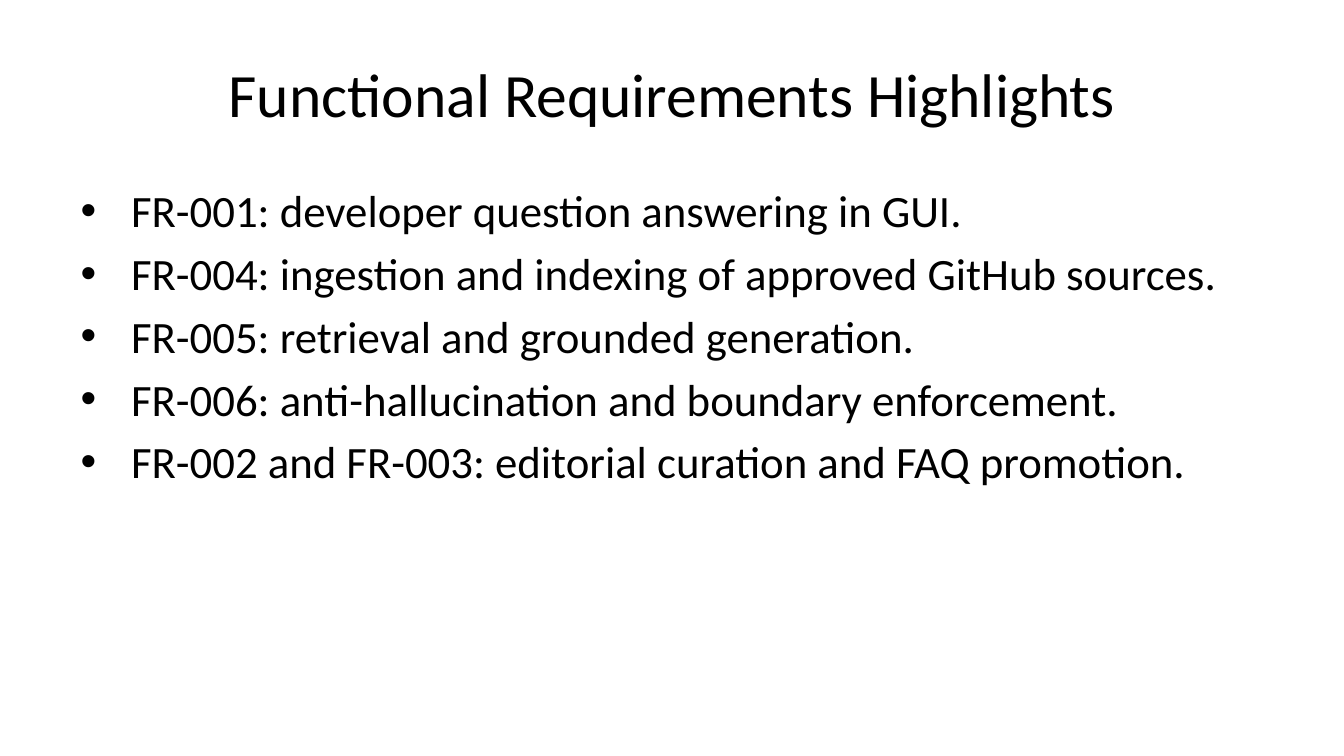
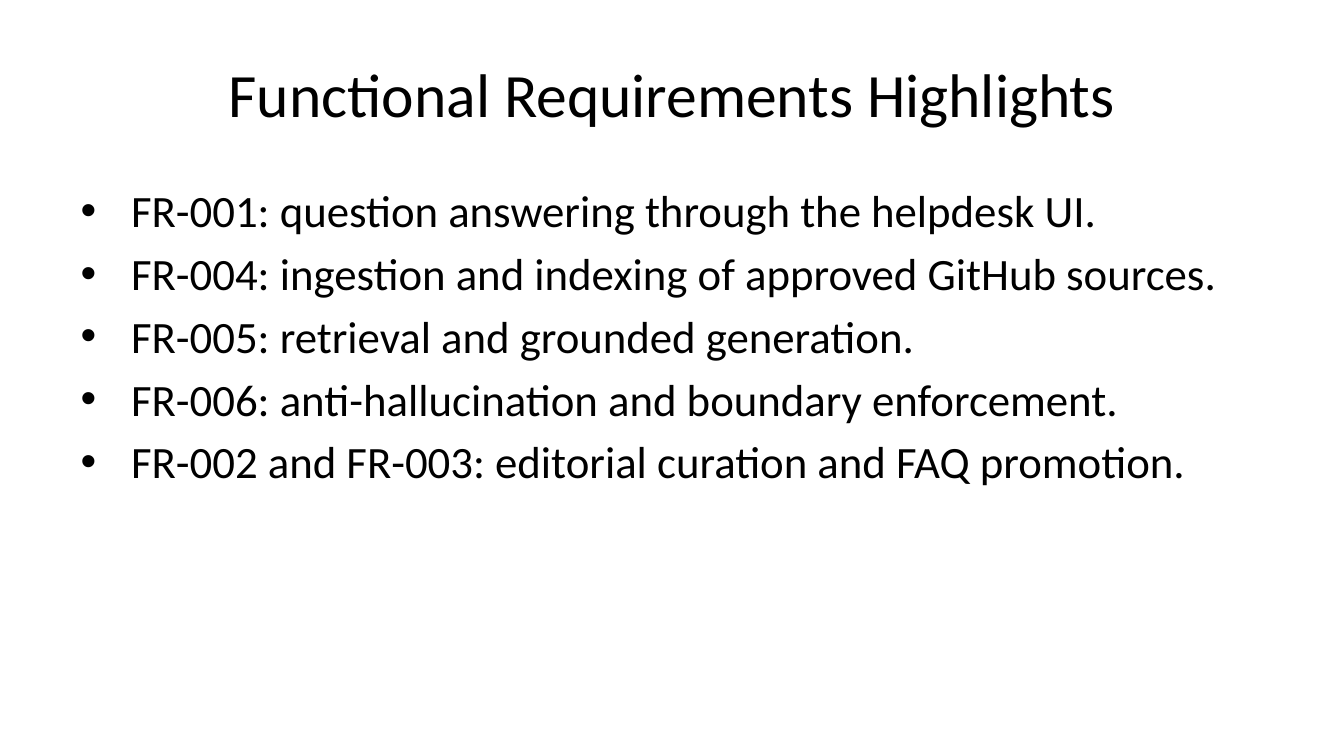
Before and after one commit to UM-KGPI/NapcoreHelpdesk, a slide deck: slide 9 of dist/napcore-helpdesk-presentation.pptx (slide 7 before the commit). Drawn at 1344x756 pixels with LibreOffice and Linux fonts; fonts in the diff are those of the drawing. Boxes give left, top, right and bottom in pixels: in the first picture for what was removed or moved away, otherwise in the second. Text is boxed around its words. In the diff, an @@ line names an element or a change of style, - is before the commit and + after.

Commit message:
feat(helpdesk): add chat UX, llm-ready flow, docs, and updated slides

```diff
--- a/dist/napcore-helpdesk-presentation.pptx
+++ b/dist/napcore-helpdesk-presentation.pptx
@@ text at <box>131,196,1096,235</box>: text changed @@
-• FR-001: developer question answering in GUI.
+• FR-001: question answering through the helpdesk UI.
```
Also in this commit, not shown: 7 other slides changed, 5 slides added, 1 slide removed, 36 other files.
